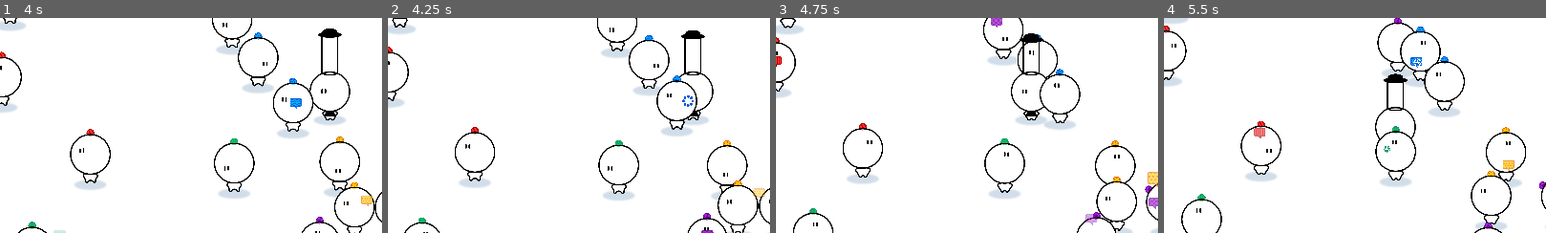
Above: before the commit, frames 1-4 (left to right).
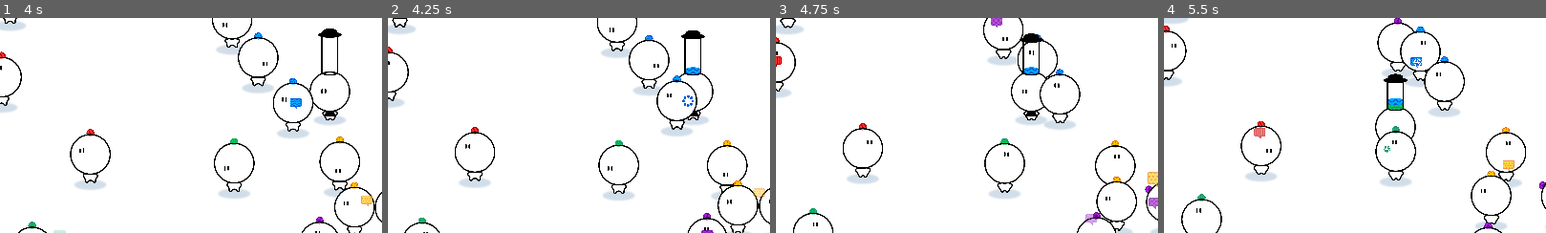
Above: after the commit, the same moments.

Repository: haihala/mankind-knew
Game: Godot game, scene res://world.tscn
The game is run twice, just before and just after one commit, with the same random seed, the same clock (stepped at 60 frames per second) and the same inputs.
Inputs (mouse positions are % of the whole screen's width and height, from its top left):
- Up to frame 1 (4 s): move the mouse to (72, 45) at 0.52 s; hold D (move_right) 0.53-1.28 s; click (72, 45) at 0.67 s; move the mouse to (30, 55) at 1.27 s; hold S (move_down) 1.28-2.03 s; move the mouse to (60, 28) at 2.02 s; hold D (move_right) 2.03-2.78 s; move the mouse to (45, 70) at 2.77 s; hold W (move_up) 2.78-3.53 s; click (45, 70) at 2.92 s; move the mouse to (80, 65) at 3.52 s; hold A (move_left) from 3.53 s (still down)
- Up to frame 2 (4.25 s): keep holding A (move_left)
- Up to frame 3 (4.75 s): keep holding A (move_left); move the mouse to (20, 35) at 4.27 s
- Up to frame 4 (5.5 s): move the mouse to (55, 50) at 5.02 s; release A (move_left) at 5.03 s; hold S (move_down) from 5.03 s (still down); click (55, 50) at 5.17 s
The pictures show only the part of the screen within x 20-70%, y 34-84%; the shares and areas given below are measured in that part.

Frame 1 is identical in both runs. In frame 2, 0.1% of the frame differs, in the area x 78-82%, y 22-27%; in frame 3, 0.1%; in frame 4, 0.2%, in the area x 58-63%, y 37-43%.

Commit message:
Fix hat shader for the web
Apparently the web simply cannot index into a sampler2D[]. Who knew.

Diff:
--- a/godot-project/hat_shaft_fill.gdshader
+++ b/godot-project/hat_shaft_fill.gdshader
@@ -1,7 +1,7 @@
 shader_type canvas_item;
 
 uniform bool use_colors;
-uniform sampler2D[5] patterns : source_color;
+uniform sampler2D[5] patterns;
 uniform float[5] pattern_scales;
 uniform float[5] beliefs;
 uniform float hat_height;
@@ -19,6 +19,14 @@
 void fragment() {
 	vec2 coords = vec2(1.0-2.0*UV.x, 1.0-UV.y);
 
+	vec4 sampled [5] = {
+		texture(patterns[0], fract(UV*pattern_scales[0] * vec2(1.0, hat_height))),
+		texture(patterns[1], fract(UV*pattern_scales[1] * vec2(1.0, hat_height))),
+		texture(patterns[2], fract(UV*pattern_scales[2] * vec2(1.0, hat_height))),
+		texture(patterns[3], fract(UV*pattern_scales[3] * vec2(1.0, hat_height))),
+		texture(patterns[4], fract(UV*pattern_scales[4] * vec2(1.0, hat_height)))
+	};
+
 	float thickness = pow(abs(coords.x), 2.0) * roundness_squishing;
 	float inverse_thickness = roundness_squishing - thickness;
 	float bottom = thickness;
@@ -30,13 +38,7 @@
 		}
 		float top = bottom + beliefs[i] + (2.0 * inverse_thickness);
 		if (coords.y > bottom && coords.y < top) {
-			vec2 pos = UV*pattern_scales[i] * vec2(1.0, hat_height);
-			if (use_colors) {
-				COLOR = colors[i];
-			} else {
-				// If this line is uncommented, no matter if it gets exectued or not, the game won't run on mobile
-				//COLOR = texture(patterns[i], fract(pos));
-			}
+			COLOR = sampled[i];
 		}
 		bottom += beliefs[i];
 	}
--- a/godot-project/player.gd
+++ b/godot-project/player.gd
@@ -27,10 +27,6 @@
 	$HatShaftFill.scale.y = max_hat_height
 	$HatShaftFill.position = hat_offset - Vector2(0, max_hat_height/2 - 1.1)
 	$Body.play("default")
-
-	# Web shaders are broken, use colors
-	if OS.has_feature("web"):
-		$HatShaftFill.material.set_shader_parameter("use_colors", true)
 
 func _physics_process(delta: float) -> void:
 	var direction = Input.get_vector("move_left", "move_right", "move_up", "move_down").normalized()
--- a/godot-project/player.tscn
+++ b/godot-project/player.tscn
@@ -35,7 +35,7 @@
 
 [sub_resource type="ShaderMaterial" id="ShaderMaterial_ko1ec"]
 shader = ExtResource("4_wc2p6")
-shader_parameter/use_colors = null
+shader_parameter/use_colors = false
 shader_parameter/pattern_scales = PackedFloat32Array(3, 0.5, 1, 1.5, 0.4)
 shader_parameter/beliefs = PackedFloat32Array(0.287, 0.104, 0.181, 0.165, 0.113)
 shader_parameter/hat_height = 3.0
